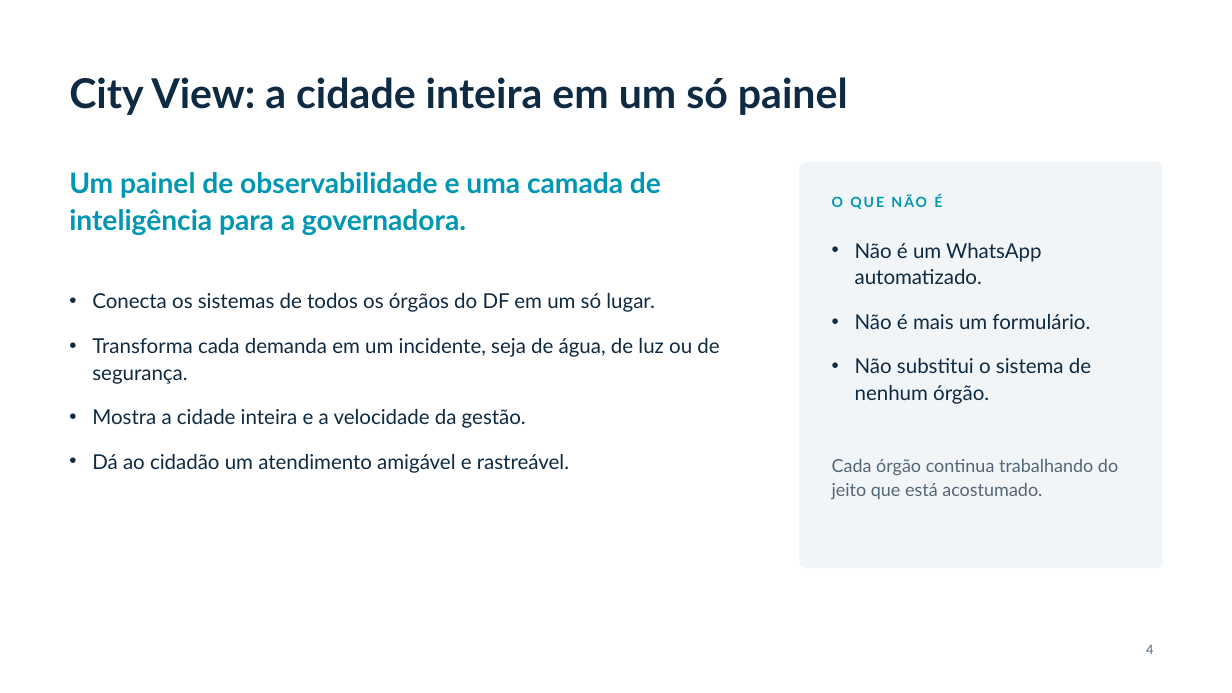
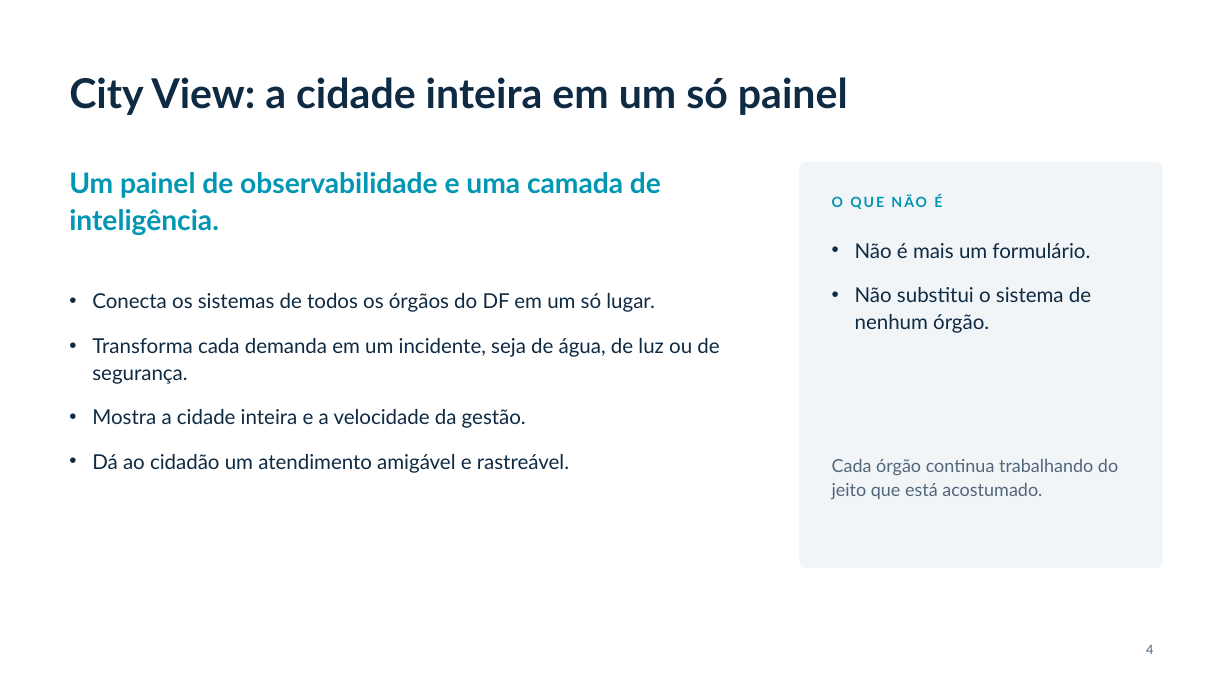
Before and after one commit to Datasynq-org/city-view-demo, a slide deck: slide 4 of apresentacao/entregas/PitchDeck_CityView.pptx. Drawn at 1232x693 pixels with LibreOffice and Linux fonts; fonts in the diff are those of the drawing; background and template pictures are left out. Boxes give left, top, right and bottom in pixels: in the first picture for what was removed or moved away, otherwise in the second. Text is boxed around its words. In the diff, an @@ line names an element or a change of style, - is before the commit and + after.

```diff
--- a/apresentacao/entregas/PitchDeck_CityView.pptx
+++ b/apresentacao/entregas/PitchDeck_CityView.pptx
@@ text at (69, 172, 661, 235): text changed @@
-Um painel de observabilidade e uma camada de inteligência para a governadora.
+Um painel de observabilidade e uma camada de inteligência.
@@ text at (855, 243, 1041, 284): paragraph removed @@
-• Não é um WhatsApp automatizado.
```
Also in this commit, not shown: 5 other slides changed, 5 other files.
